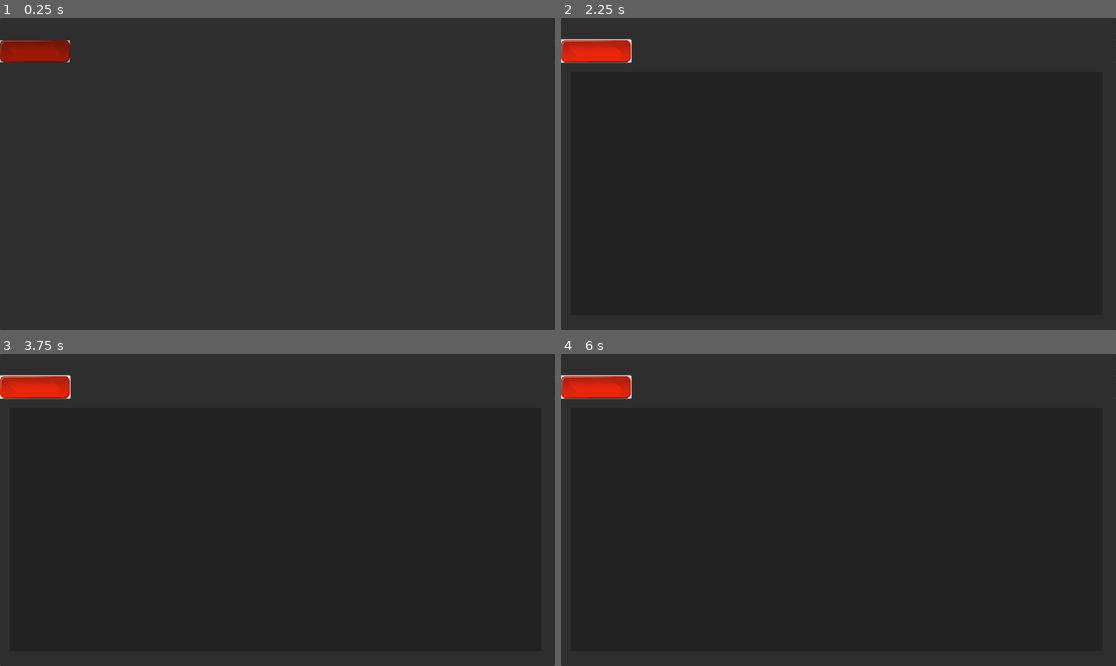
Above: before the commit, frames 1-4 (two rows, left to right).
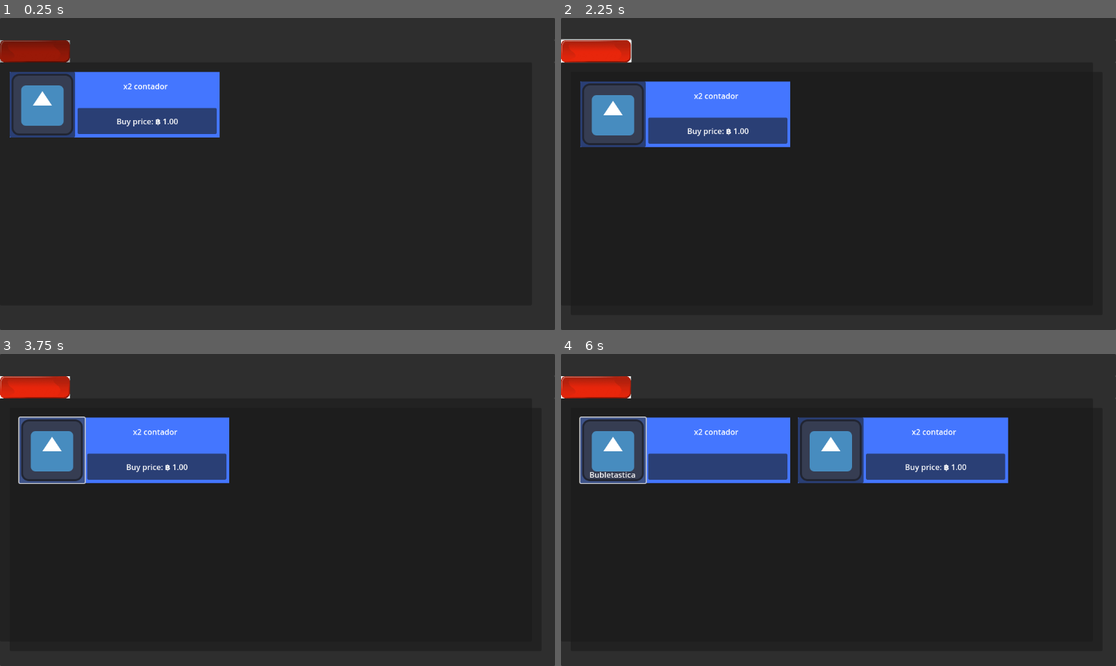
Above: after the commit, the same moments.

Repository: Chofitet/BubbleCoin
Game: Godot game, scene res://Scenes/Web_Window/web_window.tscn
The game is run twice, just before and just after one commit, with the same random seed, the same clock (stepped at 60 frames per second) and the same inputs. This scene is started directly instead of the project's main scene. The engine's default icon, where the game draws it, is replaced by a stand-in: a white triangle on a blue panel in a dark square.
Inputs (mouse positions are in pixels of both pictures, inside the frame that each line leads up to):
- Up to frame 1 (0.25 s): no input
- Up to frame 2 (2.25 s): click (605, 105) at 0.52 s; click (710, 120) at 1.25 s, where only the run after the commit has a clickable "Buy price: ฿ 1.00"; click (594, 52) at 2 s
- Up to frame 3 (3.75 s): click (33, 388) at 2.75 s; click (49, 450) at 3.52 s
- Up to frame 4 (6 s): click (716, 466) at 4.25 s, where only the run after the commit has a clickable "Buy price: ฿ 1.00"; click (594, 388) at 5 s; click (610, 450) at 5.77 s

The runs differ from the first frame. In frame 1, 7.8% of the frame differs, in the area x 1-40%, y 17-39%; in frame 2, 7.8%; in frame 3, 8.0%; in frame 4, 16%, in the area x 0-81%, y 6-42%.

Commit message:
Intanciacion de bubbles, Mecanica compra

Diff:
--- /dev/null
+++ b/bubblecoin/Resources/BubblesTypes/Bubbletastica.tres
@@ -0,0 +1,12 @@
+[gd_resource type="Resource" script_class="BubbleData" load_steps=2 format=3 uid="uid://cq5nr75gusck6"]
+
+[ext_resource type="Script" path="res://Scenes/Bubble/BubbleData.gd" id="1_paqmo"]
+
+[resource]
+script = ExtResource("1_paqmo")
+bubble_name = "Bubletastica"
+init_sell_price = 1.0
+init_buy_price = 1.0
+modifier_description = "x2 contador"
+multiplier = 8.0
+addition = 0.0
--- /dev/null
+++ b/bubblecoin/Scenes/Bubble/BubbleData.gd
@@ -0,0 +1,12 @@
+extends Resource
+class_name BubbleData
+
+@export var bubble_name : String = "";
+@export var init_sell_price : float = 1.0;
+@export var init_buy_price : float = 1.0;
+
+@export var modifier_description : String = "x2 contador"
+
+#Ver si hacer que los bonificadores sean resourses tmb
+@export var multiplier : float = 2.0
+@export var addition : float = 0
--- a/bubblecoin/Scenes/Bubble/bubble.gd
+++ b/bubblecoin/Scenes/Bubble/bubble.gd
@@ -1,43 +1,54 @@
+class_name Bubble
 extends Control
 
-@export var bubble_name : String = "";
-@export var sell_price : float = 1.0;
-@export var buy_price : float = 1.0;
-@export var in_inventory : bool = false;
+const bubbleScene = preload("res://Scenes/Bubble/bubble.tscn")
 
-@export var modifier_description : String = "x2 contador"
-@export var multiplier : float = 2.0
-@export var addition : float = 0
+@export var bubble_data : BubbleData
 
-# Called when the node enters the scene tree for the first time.
-func _ready() -> void:
-	$Button.text = bubble_name
-	set_buy_price(buy_price)
-	set_sell_price(sell_price)
+var in_inventory = false
+var buy_price
+var sell_price
+
+static func new_bubble(_bubbleData : BubbleData) -> Bubble:
+	var bubble: Bubble = bubbleScene.instantiate()
+	bubble.bubble_data = _bubbleData
+	bubble.set_buy_price(_bubbleData.init_buy_price)
+	bubble.set_sell_price(_bubbleData.init_sell_price)
 	#$SellPrice.text = str(sell_price).pad_decimals(2)
 	#$BuyPrice.text = str(buy_price).pad_decimals(2)
-	$ModifierDescription.text = modifier_description
-
-	$SellPrice.visible = not in_inventory
-	$BuyPrice.visible = in_inventory
-
-	pass # Replace with function body.
+	bubble.set_name_description(_bubbleData.bubble_name,_bubbleData.modifier_description)
+	return bubble
 
 func set_buy_price(price):
 	buy_price = price
-	$BuyPrice.text = "Buy price: ฿ %.2f" % buy_price
+	$BuyBtn/BuyPrice.text = "Buy price: ฿ %.2f" % buy_price
 
+func set_name_description(_name, description):
+	$name.text = _name
+	$ModifierDescription.text = description
 
 func set_sell_price(price):
 	sell_price = price
-	$SellPrice.text = "Sell price: ฿ %.2f" % sell_price
+	$SellBtn/SellPrice.text = "Sell price: ฿ %.2f" % sell_price
 
 func buy() -> void:
 	in_inventory = true
-	$SellPrice.visible = not in_inventory
-	$BuyPrice.visible = in_inventory
+	$SellBtn/SellPrice.visible = not in_inventory
+	$BuyBtn/BuyPrice.visible = in_inventory
+	PlayerVariables.AddBubble(bubble_data)
+	queue_free()
 
 
+func sell() -> void:
+	PlayerVariables.RemoveBubble(bubble_data)
+	queue_free()
+
 func apply_modifier(counter):
-	counter.multiplier += multiplier
-	counter.addition += addition
+	counter.multiplier += bubble_data.multiplier
+	counter.addition +=  bubble_data.addition
+
+func set_bubble_data(bubbleData : BubbleData):
+	set_buy_price(bubbleData.init_buy_price)
+	set_sell_price(bubbleData.init_sell_price)
+	$name.text = bubbleData.bubble_name
+	$ModifierDescription.text = bubbleData.modifier_description
--- a/bubblecoin/Scenes/Bubble/bubble.tscn
+++ b/bubblecoin/Scenes/Bubble/bubble.tscn
@@ -4,37 +4,114 @@
 [ext_resource type="Script" path="res://Scenes/Bubble/bubble.gd" id="1_rmvf7"]
 
 [node name="Bubble" type="Control"]
+custom_minimum_size = Vector2(436, 136)
 layout_mode = 3
-anchors_preset = 0
+anchor_right = 0.378
+anchor_bottom = 0.21
+offset_right = 0.543976
+offset_bottom = -0.0800018
 script = ExtResource("1_rmvf7")
+
+[node name="Background" type="ColorRect" parent="."]
+layout_mode = 1
+anchors_preset = 15
+anchor_right = 1.0
+anchor_bottom = 1.0
+grow_horizontal = 2
+grow_vertical = 2
+color = Color(0.264698, 0.464787, 1, 1)
 
 [node name="Button" type="Button" parent="."]
 layout_mode = 0
 offset_right = 136.0
 offset_bottom = 136.0
-text = "fdskjfkjf"
 icon = ExtResource("1_fwkws")
 
-[node name="BuyPrice" type="Label" parent="."]
-layout_mode = 0
-offset_left = 278.0
-offset_top = 97.0
-offset_right = 390.0
-offset_bottom = 120.0
-text = "Buy: 23.4 bubs"
+[node name="ModifierDescription" type="Label" parent="."]
+layout_mode = 1
+anchors_preset = -1
+anchor_left = 0.313
+anchor_right = 1.0
+anchor_bottom = 0.346
+offset_left = 9.53198
+offset_top = 18.0
+offset_right = -16.0
+offset_bottom = -6.056
+text = "x2 contador"
+horizontal_alignment = 1
 
-[node name="SellPrice" type="Label" parent="."]
-layout_mode = 0
-offset_left = -126.0
-offset_top = 104.0
-offset_right = -16.0
-offset_bottom = 127.0
+[node name="name" type="Label" parent="."]
+layout_mode = 1
+anchors_preset = -1
+anchor_top = 0.787
+anchor_right = 0.31
+anchor_bottom = 1.0
+offset_top = -0.0320053
+offset_right = -0.160004
+grow_vertical = 0
+horizontal_alignment = 1
+
+[node name="BuyBtn" type="Button" parent="."]
+layout_mode = 1
+anchors_preset = -1
+anchor_left = 0.655
+anchor_top = 0.75
+anchor_right = 0.655
+anchor_bottom = 0.75
+offset_left = -144.58
+offset_top = -27.0
+offset_right = 144.42
+offset_bottom = 27.0
+grow_horizontal = 0
+grow_vertical = 0
+
+[node name="BuyPrice" type="Label" parent="BuyBtn"]
+visible = false
+layout_mode = 1
+anchors_preset = 8
+anchor_left = 0.5
+anchor_top = 0.5
+anchor_right = 0.5
+anchor_bottom = 0.5
+offset_left = -56.0
+offset_top = -11.5
+offset_right = 56.0
+offset_bottom = 11.5
+grow_horizontal = 2
+grow_vertical = 2
+text = "Buy price: ฿ 1.00"
+horizontal_alignment = 1
+
+[node name="SellBtn" type="Button" parent="."]
+visible = false
+layout_mode = 1
+anchors_preset = -1
+anchor_left = 0.655
+anchor_top = 0.75
+anchor_right = 0.655
+anchor_bottom = 0.75
+offset_left = -144.58
+offset_top = -27.0
+offset_right = 144.42
+offset_bottom = 27.0
+grow_horizontal = 0
+grow_vertical = 0
+
+[node name="SellPrice" type="Label" parent="SellBtn"]
+layout_mode = 1
+anchors_preset = 8
+anchor_left = 0.5
+anchor_top = 0.5
+anchor_right = 0.5
+anchor_bottom = 0.5
+offset_left = -55.0
+offset_top = -11.5
+offset_right = 55.0
+offset_bottom = 11.5
+grow_horizontal = 2
+grow_vertical = 2
 text = "Sell: 25.6 bubs"
+horizontal_alignment = 1
 
-[node name="ModifierDescription" type="Label" parent="."]
-layout_mode = 0
-offset_left = 279.0
-offset_top = 24.0
-offset_right = 368.0
-offset_bottom = 47.0
-text = "x2 modifier"
+[connection signal="pressed" from="BuyBtn" to="." method="buy"]
+[connection signal="pressed" from="SellBtn" to="." method="sell"]
--- /dev/null
+++ b/bubblecoin/Scenes/Web_Window/Webs/grid_bubbles_Setter.gd
@@ -0,0 +1,8 @@
+extends GridContainer
+
+
+func _init() -> void:
+
+	for bubble_data in PlayerVariables.BubbleInventory:
+		var instance = Bubble.new_bubble(bubble_data)
+		add_child(instance)
--- a/bubblecoin/Scenes/Web_Window/Webs/trade_web.tscn
+++ b/bubblecoin/Scenes/Web_Window/Webs/trade_web.tscn
@@ -1,7 +1,39 @@
-[gd_scene format=3 uid="uid://enowhwvjxhkg"]
+[gd_scene load_steps=4 format=3 uid="uid://enowhwvjxhkg"]
+
+[ext_resource type="Script" path="res://Scenes/Web_Window/Webs/grid_bubbles_Setter.gd" id="1_bwsau"]
+[ext_resource type="PackedScene" uid="uid://cdnr74tow1gdm" path="res://Scenes/Bubble/bubble.tscn" id="1_m5ngj"]
+[ext_resource type="Resource" uid="uid://cq5nr75gusck6" path="res://Resources/BubblesTypes/Bubbletastica.tres" id="3_ny5tu"]
 
 [node name="Trade_Web" type="Panel"]
 offset_left = 20.0
 offset_top = 20.0
 offset_right = 1124.0
 offset_bottom = 525.0
+
+[node name="MarginContainer" type="MarginContainer" parent="."]
+layout_mode = 1
+anchors_preset = 15
+anchor_right = 1.0
+anchor_bottom = 1.0
+grow_horizontal = 2
+grow_vertical = 2
+theme_override_constants/margin_left = 20
+theme_override_constants/margin_top = 20
+theme_override_constants/margin_right = 20
+theme_override_constants/margin_bottom = 20
+
+[node name="GridBubbles" type="GridContainer" parent="MarginContainer"]
+layout_mode = 2
+theme_override_constants/h_separation = 16
+theme_override_constants/v_separation = 16
+columns = 2
+script = ExtResource("1_bwsau")
+
+[node name="Bubble" parent="MarginContainer/GridBubbles" instance=ExtResource("1_m5ngj")]
+layout_mode = 2
+bubble_data = ExtResource("3_ny5tu")
+
+[node name="BuyPrice" parent="MarginContainer/GridBubbles/Bubble/BuyBtn" index="0"]
+visible = true
+
+[editable path="MarginContainer/GridBubbles/Bubble"]
--- a/bubblecoin/Scenes/Web_Window/web_window.tscn
+++ b/bubblecoin/Scenes/Web_Window/web_window.tscn
@@ -125,4 +125,11 @@
 script = ExtResource("4_cnpws")
 metadata/_edit_use_anchors_ = true
 
+[node name="Trade_Web" parent="Web_Conteiner" instance=ExtResource("5_dalg5")]
+layout_mode = 0
+offset_left = 0.0
+offset_top = 0.0
+offset_right = 1104.0
+offset_bottom = 505.0
+
 [connection signal="OpenTab" from="Tab_Bar/Tab_Controller" to="Web_Conteiner" method="SetWebWindow"]
--- /dev/null
+++ b/bubblecoin/_Scripts/PlayerVariables.gd
@@ -0,0 +1,11 @@
+extends Node
+
+var BubbleCoins : float
+
+var BubbleInventory: Array[BubbleData]  = []
+
+func AddBubble(bubbleData):
+	BubbleInventory.append(bubbleData)
+
+func RemoveBubble(bubbleData):
+	BubbleInventory.erase(bubbleData)
--- a/bubblecoin/project.godot
+++ b/bubblecoin/project.godot
@@ -15,6 +15,10 @@
 config/features=PackedStringArray("4.3", "Forward Plus")
 config/icon="res://icon.svg"
 
+[autoload]
+
+PlayerVariables="*res://_Scripts/PlayerVariables.gd"
+
 [input]
 
 tap={
